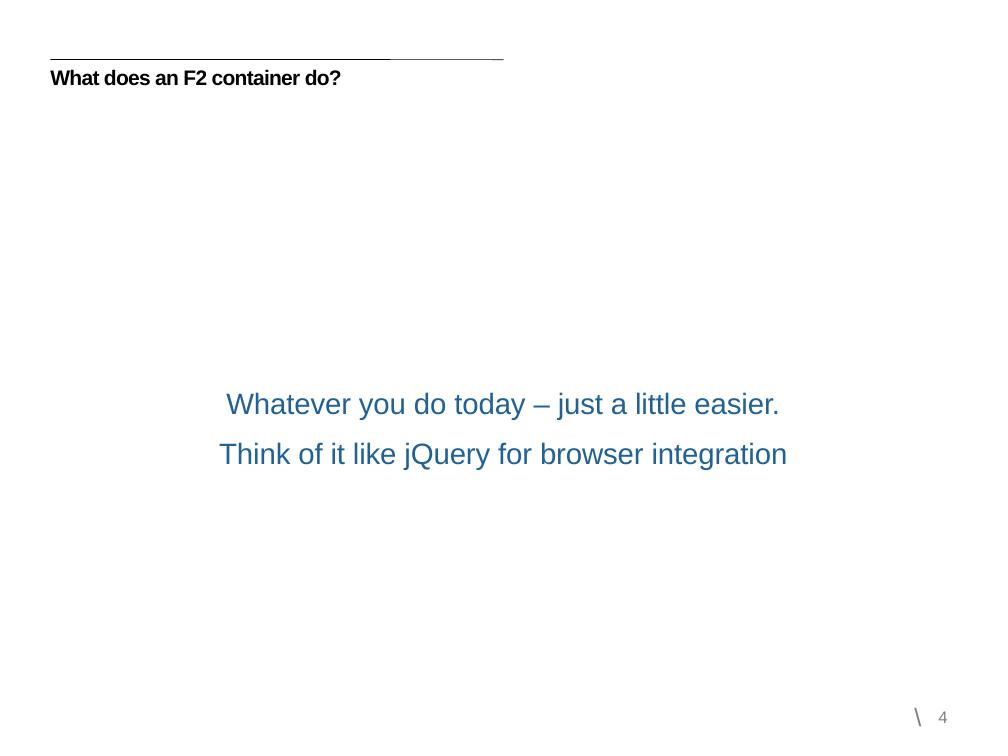
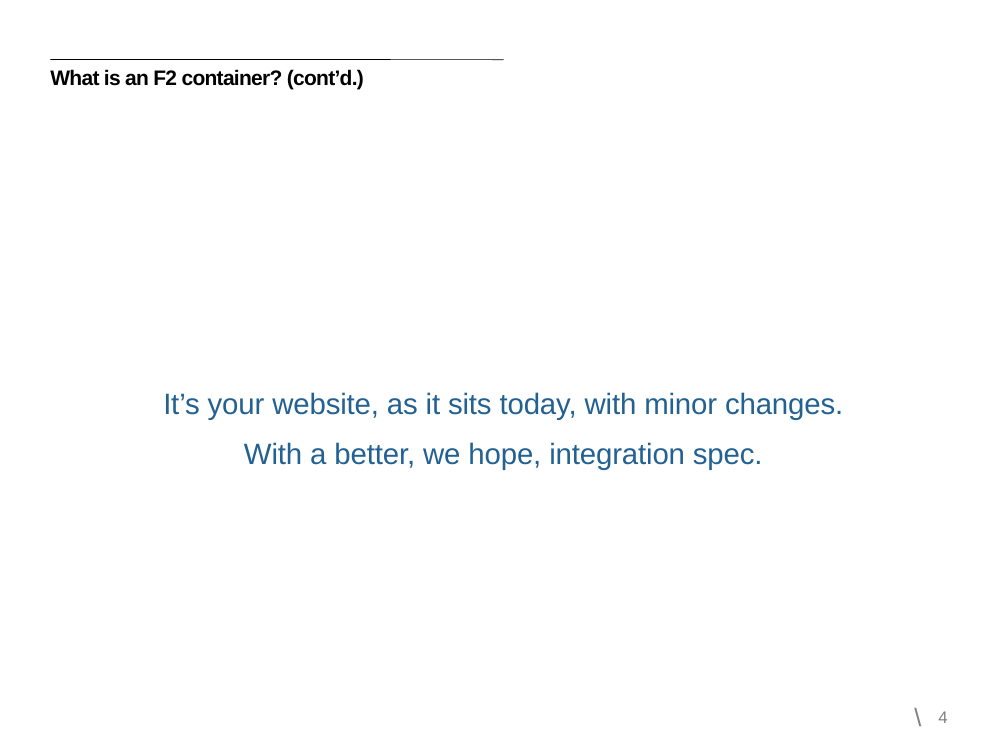
Before and after one commit to Ali-Khatami/Hackathon, a slide deck: slide 4 of Building-F2-Container-Workshop/Building F2 Containers April 11 2013.pptx. Drawn at 1008x756 pixels with LibreOffice and Linux fonts; fonts in the diff are those of the drawing. Boxes give left, top, right and bottom in pixels: in the first picture for what was removed or moved away, otherwise in the second. Text is boxed around its words. In the diff, an @@ line names an element or a change of style, - is before the commit and + after.

```diff
--- a/Building-F2-Container-Workshop/Building F2 Containers April 11 2013.pptx
+++ b/Building-F2-Container-Workshop/Building F2 Containers April 11 2013.pptx
@@ title at [50, 69, 364, 90]: text changed @@
-What does an F2 container do?
+What is an F2 container? (cont’d.)
@@ text at [163, 392, 843, 470]: text changed @@
-Whatever you do today – just a little easier.
-Think of it like jQuery for browser integration
+It’s your website, as it sits today, with minor changes.
+With a better, we hope, integration spec.
```
Also in this commit, not shown: 3 other slides changed.
